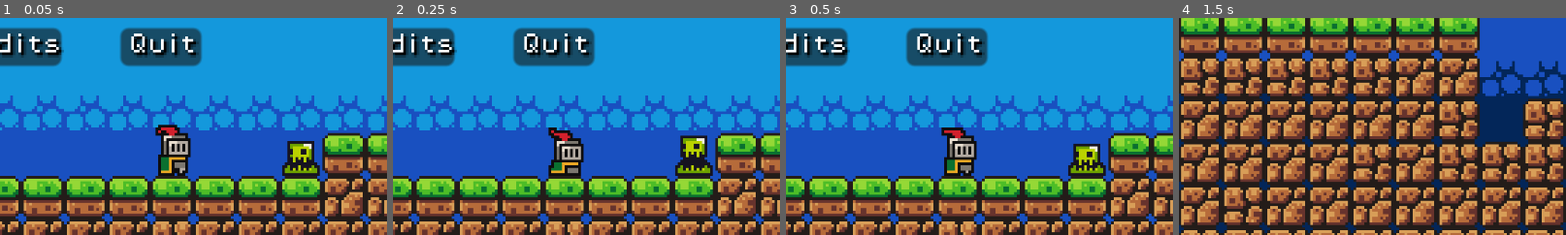
Above: before the commit, frames 1-4 (left to right).
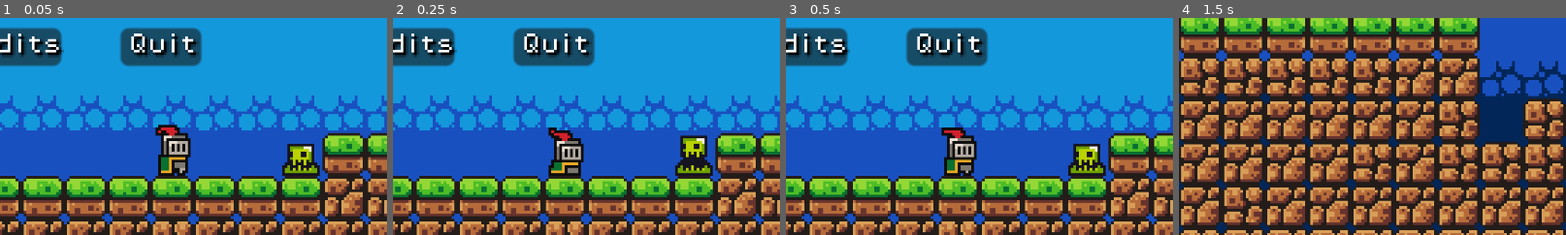
Above: after the commit, the same moments.

Repository: CrimsonCloak/KnightGuy
Game: Godot game, scene res://Scenes/menu.tscn
Same seed, same stepped clock (60 frames per second), same inputs: the game is played once before the commit and once after it.
Inputs:
- Up to frame 1 (0.05 s): no input
- Up to frame 2 (0.25 s): no input
- Up to frame 3 (0.5 s): no input
- Up to frame 4 (1.5 s): click "Start" at 0.5 s; hold D (Move_right) from 1.28 s (still down); hold Shift (Sprint) from 1.28 s (still down)
The pictures show only the part of the screen within x 50-100%, y 50-100%; the shares and areas given below are measured in that part.

The runs differ from the first frame. In frame 1, 0.4% of the frame differs, in the area x 74-82%, y 56-68%; in frame 2, nothing differs; in frame 3, nothing differs; in frame 4, nothing differs.

Commit message:
Picking up sword makes slimes no longer kill you

Diff:
--- a/Scenes/slime_enemy.tscn
+++ b/Scenes/slime_enemy.tscn
@@ -1,8 +1,12 @@
-[gd_scene load_steps=10 format=3 uid="uid://bf245qpaop3sv"]
+[gd_scene load_steps=11 format=3 uid="uid://bf245qpaop3sv"]
 
 [ext_resource type="Script" path="res://Scripts/slime_enemy.gd" id="1_o7mn5"]
 [ext_resource type="Texture2D" uid="uid://vwxldgoxbqj3" path="res://Assets/sprites/slime_green.png" id="1_pwtff"]
 [ext_resource type="PackedScene" uid="uid://b4eikmpc3qmw6" path="res://Scenes/killzone.tscn" id="2_lium6"]
+
+[sub_resource type="AtlasTexture" id="AtlasTexture_3bfqy"]
+atlas = ExtResource("1_pwtff")
+region = Rect2(48, 54, 24, 18)
 
 [sub_resource type="AtlasTexture" id="AtlasTexture_hh0d3"]
 atlas = ExtResource("1_pwtff")
@@ -22,6 +26,14 @@
 
 [sub_resource type="SpriteFrames" id="SpriteFrames_nudvg"]
 animations = [{
+"frames": [{
+"duration": 1.0,
+"texture": SubResource("AtlasTexture_3bfqy")
+}],
+"loop": true,
+"name": &"death",
+"speed": 5.0
+}, {
 "frames": [{
 "duration": 1.0,
 "texture": SubResource("AtlasTexture_hh0d3")
@@ -49,8 +61,8 @@
 [node name="AnimatedSprite2D" type="AnimatedSprite2D" parent="."]
 position = Vector2(0, -12)
 sprite_frames = SubResource("SpriteFrames_nudvg")
+animation = &"death"
 autoplay = "default"
-frame_progress = 0.988048
 
 [node name="Killzone" parent="." instance=ExtResource("2_lium6")]
 
--- a/Scripts/slime_enemy.gd
+++ b/Scripts/slime_enemy.gd
@@ -6,9 +6,22 @@
 @onready var raycast_left = $RaycastLeft
 @onready var raycast_right = $RaycastRight
 @onready var animated_sprite = $AnimatedSprite2D
+@onready var game_manager = %GameManager
+@onready var killzone = $Killzone
+
+var killable = false
 
 # Called every frame. 'delta' is the elapsed time since the previous frame.
 func _process(delta):
+	# Killable
+	if game_manager.swordCollected == true and killable == false:
+		killable = true
+		killzone.queue_free()
+
+
+
+
+	# Walking
 	# When hits a wall on the right side, turn direction to left and flip sprite
 	if raycast_right.is_colliding():
 			direction = -1
